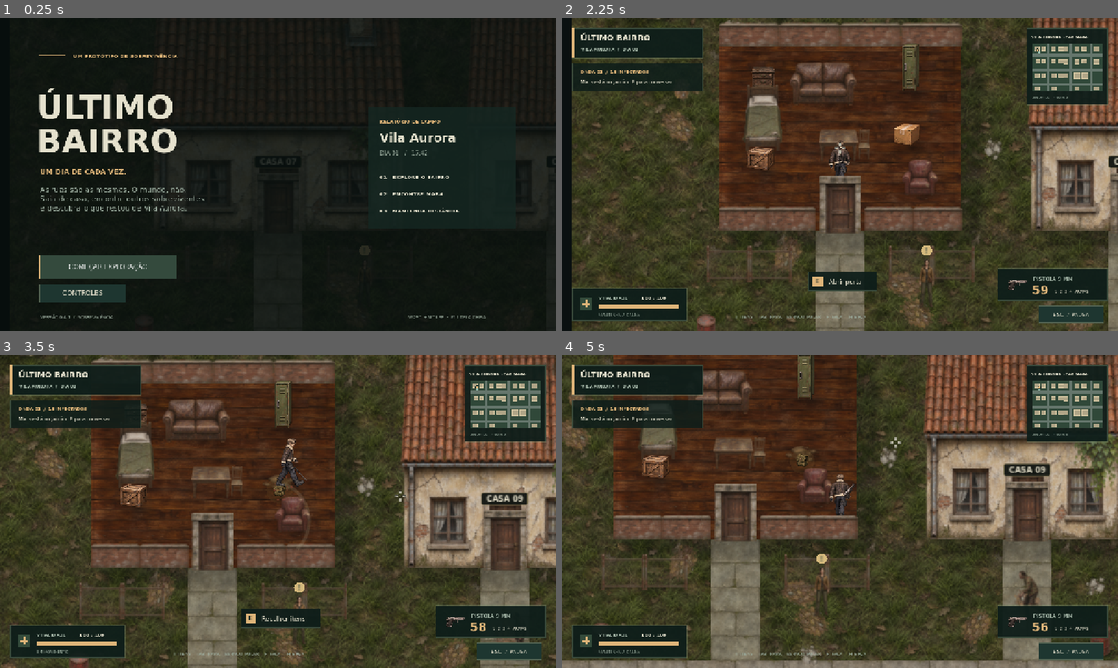
Above: before the commit, frames 1-4 (two rows, left to right).
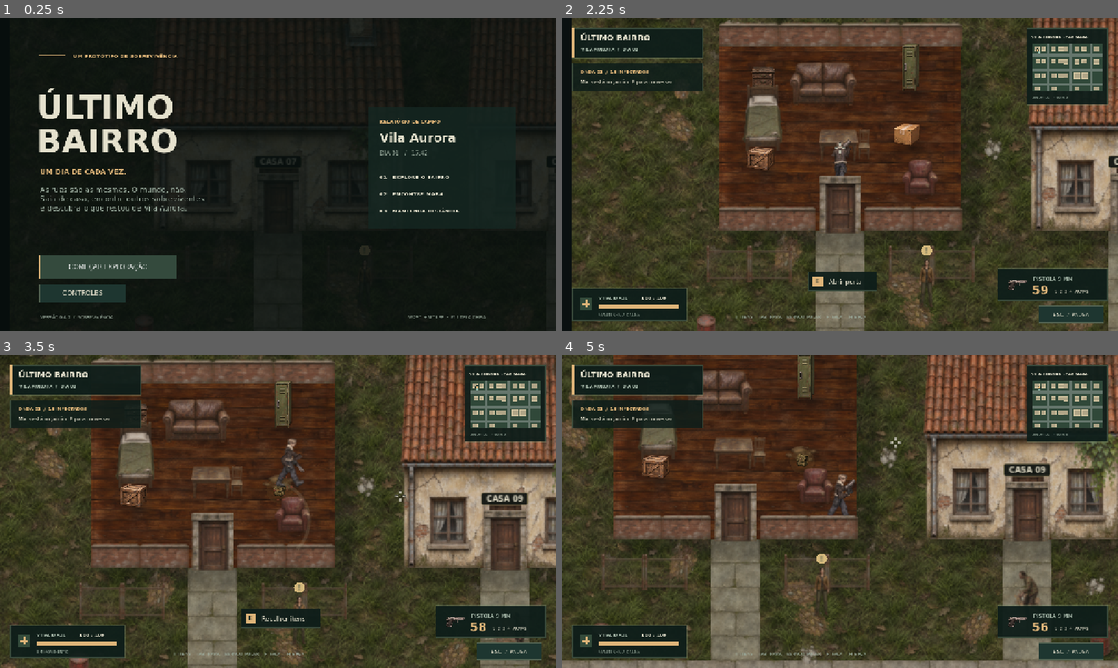
Above: after the commit, the same moments.

Repository: vagner-cv/ultimo-bairro
Game: Godot game, scene res://scenes/main.tscn
The game is run twice, just before and just after one commit, with the same random seed, the same clock (stepped at 60 frames per second) and the same inputs.
Inputs (mouse positions are in pixels of both pictures, inside the frame that each line leads up to):
- Up to frame 1 (0.25 s): no input
- Up to frame 2 (2.25 s): click "COMEÇAR EXPLORAÇÃO" at 0.5 s; click "ESC / PAUSA" at 1.25 s; click "CONTINUAR" at 2 s
- Up to frame 3 (3.5 s): tap Enter at 2.75 s; move the mouse to (400, 495) at 2.77 s; hold D (move_right) from 2.78 s (still down); hold F (knife) from 2.78 s (still down); tap Space (jump) at 3.02, 3.32 s; click (400, 495) at 3.05 s
- Up to frame 4 (5 s): move the mouse to (728, 527) at 3.52 s; release D (move_right) at 3.53 s; release F (knife) at 3.53 s; hold S (move_down) 3.53-4.28 s; click (728, 527) at 3.6 s; tap Space (jump) at 3.77, 3.8, 4.07 s; move the mouse to (895, 442) at 4.27 s; hold D (move_right) from 4.28 s (still down); hold Space (jump) from 4.28 s (still down); click (895, 442) at 4.42 s; tap F (knife) at 4.55 s

The runs differ from the first frame. In frame 1, less than 0.1% of the frame differs, in the area x 12-13%, y 95-96%; in frame 2, 0.1%; in frame 3, 0.2%; in frame 4, 0.3%, in the area x 48-53%, y 38-52%.

Commit message:
fix: prende armas às mãos com braços articulados e empunhadura por arma

Diff:
--- a/project.godot
+++ b/project.godot
@@ -4,7 +4,7 @@
 [application]
 config/name="Último Bairro"
 config/description="Sobreviva ao primeiro dia em Vila Aurora."
-config/version="0.4.1"
+config/version="0.4.2"
 run/main_scene="res://scenes/main.tscn"
 config/features=PackedStringArray("4.6", "GL Compatibility")
 config/icon="res://art/icon.svg"
--- a/src/actors/player.gd
+++ b/src/actors/player.gd
@@ -4,7 +4,7 @@
 const BALLISTICS = preload("res://src/systems/ballistics.gd")
 const SPEED: float = 145
 const MAX_HEALTH: int = 100
-const LEON: Texture2D = preload("res://art/survival/leon.png")
+const RIG = preload("res://src/systems/weapon_rig.gd")
 const ITEMS = preload("res://src/systems/items.gd")
 const SHADOW = preload("res://src/systems/shadows.gd")
 const WEAPONS := {"pistol": preload("res://resources/pistol.tres"), "shotgun": preload("res://resources/shotgun.tres"), "rifle": preload("res://resources/rifle.tres")}
@@ -32,6 +32,7 @@
 var aim_target: Node2D
 var aim_bloom: float = 0
 var preview_hit: Dictionary = {}
+var aim_lateral: float = 0
 
 func _ready() -> void:
 	collision_layer = 2
@@ -51,11 +52,13 @@
 	camera.limit_bottom = int(game.world.MAP_SIZE.y)
 	add_child(camera)
 	last_safe = position
+	aim_lateral = RIG.lateral_for(weapon_id, facing)
 
 func equip(id: String) -> bool:
 	if id != "knife" and (not WEAPONS.has(id) or game.inventory.count(id) <= 0):
 		return false
 	weapon_id = id
+	aim_lateral = RIG.lateral_for(weapon_id, facing)
 	if id != "knife":
 		weapon = WEAPONS[id]
 	clear_aim_target()
@@ -93,10 +96,6 @@
 	else:
 		animation = 0
 	preview_at(get_global_mouse_position())
-	if absf(aim.x) > absf(aim.y):
-		facing = 1 if aim.x > 0 else 3
-	else:
-		facing = 0 if aim.y > 0 else 2
 	if Input.is_action_pressed("shoot"):
 		fire_at(get_global_mouse_position())
 	if Input.is_action_pressed("knife"):
@@ -151,10 +150,10 @@
 		return knife_at(target)
 	if cooldown > 0 or knife_animation > 0 or health <= 0 or game.dialogue_active or get_tree().paused:
 		return {}
+	if not orient_to(target):
+		return {}
 	var origin := gun_origin()
-	var direction := origin.direction_to(target)
-	if direction == Vector2.ZERO:
-		return {}
+	var direction := aim
 	if not game.inventory.remove(weapon.ammo_type):
 		cooldown = .3
 		game.notify("Sem munição. Use a faca [F / botão direito].")
@@ -165,6 +164,7 @@
 	shot_count += 1
 	var first: Dictionary = {}
 	var spread := current_spread()
+	var actual_muzzle := gun_muzzle()
 	for pellet in range(weapon.pellets):
 		var angle := 0.0 if spread == 0 else randf_range(-spread, spread)
 		var shot_direction := direction.rotated(angle)
@@ -179,8 +179,8 @@
 				result.collider.take_damage(weapon.damage, shot_direction, "bullet")
 			if first.is_empty():
 				first = result
-		var muzzle_distance := 29.0 if weapon_id == "pistol" else 42.0
-		var muzzle := origin + shot_direction * minf(muzzle_distance, origin.distance_to(end))
+		# All pellets share the actual barrel tip; a close obstruction still wins.
+		var muzzle := actual_muzzle if origin.distance_to(end) >= origin.distance_to(actual_muzzle) else end
 		game.effects.tracer(muzzle, end, not result.is_empty())
 	aim_bloom = minf(weapon.max_recoil, aim_bloom + weapon.recoil_per_shot)
 	if is_instance_valid(aim_target) and aim_target.health <= 0:
@@ -197,7 +197,7 @@
 	var direction := origin.direction_to(target)
 	if direction == Vector2.ZERO:
 		direction = aim
-	aim = direction
+	orient_to(target, "knife")
 	knife_cooldown = .48
 	knife_animation = .24
 	game.effects.slash(origin, direction)
@@ -232,35 +232,48 @@
 
 func _draw() -> void:
 	SHADOW.draw_contact(self, Vector2(7 + height * .12, -2), Vector2(37 + height * .15, 17), maxf(.3, 1 - height / 120))
-	var frame := posmod(int(animation), 4) if velocity.length_squared() > 1 else 0
 	var color := Color(1, .63, .52) if invulnerable > 0 and int(invulnerable * 15) % 2 == 0 else Color.WHITE
-	draw_texture_rect_region(LEON, Rect2(-23, -66 - height, 46, 69), Rect2(frame * 128, facing * 192, 128, 192), color)
+	RIG.draw(self, held_pose(), color)
+
+func body_frame() -> int:
+	return posmod(int(animation), 4) if velocity.length_squared() > 1 else 0
+
+func held_pose() -> Dictionary:
 	var id := "knife" if knife_animation > 0 else weapon_id
-	var icon: Texture2D = ITEMS.icon(id)
-	var shoulder := Vector2(0, -28 - height)
-	var angle := aim.angle()
+	var direction := aim
+	var lateral := aim_lateral
 	if knife_animation > 0:
-		angle += lerpf(-.9, 1.0, 1 - knife_animation / .24)
-	draw_set_transform(shoulder + aim * (6 - recoil), angle)
-	var gun_size := Vector2(29, 18) if id == "pistol" else Vector2(43, 20)
-	if id == "knife":
-		gun_size = Vector2(29, 14)
-	draw_texture_rect(icon, Rect2(Vector2(-3, -gun_size.y / 2), gun_size), false, color)
-	draw_set_transform(Vector2.ZERO)
+		direction = aim.rotated(lerpf(-.85, .85, 1 - knife_animation / .24))
+		lateral = RIG.lateral_for(id, facing)
+	return RIG.pose(id, direction, facing, body_frame(), velocity.length_squared() > 1, height, recoil if id != "knife" else 0.0, lateral)
 
 func gun_origin() -> Vector2:
-	return global_position + Vector2(0, -28 - height)
+	var center := RIG.pivot(body_frame(), velocity.length_squared() > 1, height)
+	return global_position + center + Vector2(-aim.y, aim.x) * aim_lateral
+
+func gun_muzzle() -> Vector2:
+	return global_position + Vector2(held_pose().muzzle)
+
+func orient_to(target: Vector2, held_id: String = "") -> bool:
+	if target.distance_squared_to(gun_origin()) < .0001:
+		return false
+	var id := weapon_id if held_id.is_empty() else held_id
+	var orientation := RIG.orient(id, target - global_position, body_frame(), velocity.length_squared() > 1, height)
+	if orientation.is_empty():
+		return false
+	aim = orientation.direction
+	facing = orientation.facing
+	aim_lateral = orientation.lateral
+	return true
 
 func current_spread() -> float:
 	return weapon.spread + aim_bloom
 
 func preview_at(target: Vector2) -> Dictionary:
 	clear_aim_target()
-	var direction := gun_origin().direction_to(target)
-	if direction.is_zero_approx():
-		return {}
-	aim = direction
-	if weapon_id == "knife" or health <= 0 or game.dialogue_active or get_tree().paused:
+	if not orient_to(target, "knife" if knife_animation > 0 else ""):
+		return {}
+	if weapon_id == "knife" or knife_animation > 0 or health <= 0 or game.dialogue_active or get_tree().paused:
 		return {}
 	preview_hit = BALLISTICS.trace(self, gun_origin(), aim, weapon.range_pixels)
 	if preview_hit.is_empty() or game.inventory.count(weapon.ammo_type) <= 0:
--- /dev/null
+++ b/src/systems/weapon_rig.gd
@@ -0,0 +1,133 @@
+extends RefCounted
+
+# All attachments are defined on the held artwork, independently of UI icons.
+const BODY: Texture2D = preload("res://art/rig/leon_body.png")
+const UPPER: Texture2D = preload("res://art/rig/upper_arm.png")
+const FOREARM: Texture2D = preload("res://art/rig/forearm.png")
+const GRIP_HAND: Texture2D = preload("res://art/rig/grip_hand.png")
+const SUPPORT_HAND: Texture2D = preload("res://art/rig/support_hand.png")
+const HAND_SIZE := Vector2(8.5, 6)
+const SUPPORT_SIZE := Vector2(9, 5.1)
+const HAND_PALM: float = .51
+const GUNS := {
+	"pistol": {"texture": preload("res://art/rig/pistol.png"), "width": 18.0, "grip": Vector2(20, 52), "support": Vector2(22, 55), "muzzle": Vector2(92, 12), "reach": 11.0, "two_hands": true},
+	"shotgun": {"texture": preload("res://art/rig/shotgun.png"), "width": 40.0, "grip": Vector2(43, 24), "support": Vector2(77, 20), "muzzle": Vector2(111, 8), "reach": 8.0, "two_hands": true},
+	"rifle": {"texture": preload("res://art/rig/rifle.png"), "width": 35.0, "grip": Vector2(42, 35), "support": Vector2(78, 23), "muzzle": Vector2(111, 16), "reach": 8.0, "two_hands": true},
+	"knife": {"texture": preload("res://art/rig/knife.png"), "width": 20.0, "grip": Vector2(23, 16), "support": Vector2(23, 16), "muzzle": Vector2(106, 15), "reach": 11.0, "two_hands": false}
+}
+
+static func frame_bob(frame: int, moving: bool) -> float:
+	return [0.0, -.45, 0.0, .45][posmod(frame, 4)] if moving else 0.0
+
+static func pivot(frame: int, moving: bool, height: float) -> Vector2:
+	return Vector2(0, -40 + frame_bob(frame, moving) - height)
+
+static func facing_for(direction: Vector2) -> int:
+	if absf(direction.x) > absf(direction.y):
+		return 1 if direction.x > 0 else 3
+	return 0 if direction.y > 0 else 2
+
+static func lateral_for(id: String, facing: int) -> float:
+	var data: Dictionary = GUNS[id]
+	var texture: Texture2D = data.texture
+	var scale: float = data.width / texture.get_width()
+	return -((data.grip.y - data.muzzle.y) * scale + 4) if facing in [0, 2] else 0.0
+
+static func orient(id: String, target: Vector2, frame: int, moving: bool, height: float) -> Dictionary:
+	var delta := target - pivot(frame, moving, height)
+	if delta.length_squared() < .0001:
+		return {}
+	var facing := facing_for(delta)
+	var lateral := lateral_for(id, facing)
+	if delta.length() <= absf(lateral) + 1:
+		lateral = 0
+	# A shoulder-side barrel must still point exactly through the cursor.
+	var angle := delta.angle() - asin(clampf(lateral / delta.length(), -.99, .99))
+	return {"direction": Vector2.from_angle(angle), "facing": facing, "lateral": lateral}
+
+static func solve_arm(shoulder: Vector2, wrist: Vector2, bend: float) -> Dictionary:
+	var delta := wrist - shoulder
+	var distance := maxf(.01, delta.length())
+	var direction := delta / distance
+	var upper := maxf(11.5, distance / 2 + .1)
+	var forearm := upper
+	var along := (upper * upper - forearm * forearm + distance * distance) / (2 * distance)
+	var out := sqrt(maxf(0, upper * upper - along * along))
+	var elbow := shoulder + direction * along + Vector2(-direction.y, direction.x) * bend * out
+	return {"shoulder": shoulder, "elbow": elbow, "wrist": wrist, "length": upper}
+
+static func pose(id: String, direction: Vector2, facing: int, frame: int, moving: bool, height: float, recoil: float, lateral: float) -> Dictionary:
+	var data: Dictionary = GUNS[id]
+	var texture: Texture2D = data.texture
+	var scale: float = data.width / texture.get_width()
+	var flip := -1.0 if facing == 3 else 1.0
+	var perpendicular := Vector2(-direction.y, direction.x)
+	var center := pivot(frame, moving, height)
+	var origin := center + perpendicular * lateral
+	var gun := origin + direction * (float(data.reach) - minf(recoil, 3.5))
+	var basis := Transform2D(direction, perpendicular * flip, gun)
+	var axis := Vector2(data.grip.x, data.muzzle.y)
+	var grip: Vector2 = basis * ((data.grip - axis) * scale)
+	var support: Vector2 = basis * ((data.support - axis) * scale)
+	var right_wrist := grip - direction * HAND_SIZE.x * HAND_PALM
+	var left_wrist := support - direction * SUPPORT_SIZE.x * HAND_PALM
+	var bob := frame_bob(frame, moving) - height
+	var shoulders: Array[Vector2] = [Vector2(8, -44), Vector2(-8, -44)]
+	if facing == 2:
+		shoulders = [Vector2(-8, -44), Vector2(8, -44)]
+	elif facing == 1:
+		shoulders = [Vector2(3, -44), Vector2(-2, -44)]
+	elif facing == 3:
+		shoulders = [Vector2(-3, -44), Vector2(2, -44)]
+	shoulders[0].y += bob
+	shoulders[1].y += bob
+	if not data.two_hands:
+		left_wrist = shoulders[1] + Vector2(-1 if facing != 3 else 1, 18)
+	var bend := 1.0 if facing == 3 else -1.0
+	return {
+		"id": id, "data": data, "direction": direction, "facing": facing,
+		"frame": frame, "moving": moving, "height": height, "bob": bob,
+		"origin": origin, "gun": gun, "basis": basis, "flip": flip,
+		"scale": scale, "axis": axis, "grip": grip, "support": support,
+		"muzzle": basis * ((data.muzzle - axis) * scale),
+		"right": solve_arm(shoulders[0], right_wrist, bend),
+		"left": solve_arm(shoulders[1], left_wrist, -bend),
+		"behind": facing == 2
+	}
+
+static func draw(canvas: CanvasItem, state: Dictionary, color: Color = Color.WHITE) -> void:
+	if state.behind:
+		draw_arms(canvas, state, color)
+	draw_body(canvas, state, color)
+	if not state.behind:
+		draw_arms(canvas, state, color)
+	canvas.draw_set_transform(Vector2.ZERO)
+
+static func draw_body(canvas: CanvasItem, state: Dictionary, color: Color) -> void:
+	canvas.draw_set_transform(Vector2.ZERO)
+	canvas.draw_texture_rect_region(BODY, Rect2(-23, -66 + state.bob, 46, 69), Rect2(posmod(state.frame, 4) * 128, state.facing * 192, 128, 192), color)
+
+static func draw_arms(canvas: CanvasItem, state: Dictionary, color: Color) -> void:
+	_draw_arm(canvas, state.left, color)
+	_draw_arm(canvas, state.right, color)
+	canvas.draw_set_transform(state.gun, state.direction.angle(), Vector2(1, state.flip))
+	var texture: Texture2D = state.data.texture
+	canvas.draw_texture_rect(texture, Rect2(-state.axis * state.scale, texture.get_size() * state.scale), false, color)
+	_draw_hand(canvas, GRIP_HAND, state.right.wrist, state.direction, state.flip, HAND_SIZE, color)
+	if state.data.two_hands:
+		_draw_hand(canvas, SUPPORT_HAND, state.left.wrist, state.direction, state.flip, SUPPORT_SIZE, color)
+	else:
+		_draw_hand(canvas, GRIP_HAND, state.left.wrist, Vector2.DOWN, 1, HAND_SIZE, color)
+	canvas.draw_set_transform(Vector2.ZERO)
+
+static func _draw_arm(canvas: CanvasItem, arm: Dictionary, color: Color) -> void:
+	_draw_segment(canvas, UPPER, arm.shoulder, arm.elbow, 6.6, color)
+	_draw_segment(canvas, FOREARM, arm.elbow, arm.wrist, 5.8, color)
+
+static func _draw_segment(canvas: CanvasItem, texture: Texture2D, start: Vector2, end: Vector2, width: float, color: Color) -> void:
+	canvas.draw_set_transform(start, start.angle_to_point(end))
+	canvas.draw_texture_rect(texture, Rect2(-1.0, -width / 2, start.distance_to(end) + 2, width), false, color)
+
+static func _draw_hand(canvas: CanvasItem, texture: Texture2D, wrist: Vector2, direction: Vector2, flip: float, size: Vector2, color: Color) -> void:
+	canvas.draw_set_transform(wrist, direction.angle(), Vector2(1, flip))
+	canvas.draw_texture_rect(texture, Rect2(-size.x * .14, -size.y / 2, size.x, size.y), false, color)
--- a/src/ui/hud.gd
+++ b/src/ui/hud.gd
@@ -189,7 +189,7 @@
 	text_at("01   EXPLORE O BAIRRO", Vector2(x + 26, 370), 12, PAPER, true)
 	text_at("02   ENCONTRE MARA", Vector2(x + 26, 409), 12, PAPER, true)
 	text_at("03   MANTENHA DISTÂNCIA", Vector2(x + 26, 448), 12, PAPER, true)
-	text_at("VERSÃO 0.4.1  /  SOBREVIVÊNCIA", Vector2(92, h - 27), 10, MUTED)
+	text_at("VERSÃO 0.4.2  /  SOBREVIVÊNCIA", Vector2(92, h - 27), 10, MUTED)
 	text_at("WASD + MOUSE  ·  F11 TELA CHEIA", Vector2(w - 340, h - 27), 10, MUTED)
 
 func _draw_help(w: float, h: float) -> void:
--- a/tests/aim_checks.gd
+++ b/tests/aim_checks.gd
@@ -192,6 +192,7 @@
 	actor.equip("shotgun")
 	ready_shot(actor)
 	var first_effect: int = game.effects.entries.size()
+	seed(15938)
 	actor.fire_at(actor.gun_origin() + Vector2.RIGHT * 300)
 	var directions: Array[float] = []
 	for i in range(first_effect, game.effects.entries.size()):
--- /dev/null
+++ b/tests/grip_checks.gd
@@ -0,0 +1,88 @@
+extends RefCounted
+
+const RIG = preload("res://src/systems/weapon_rig.gd")
+
+static func run(suite: SceneTree) -> bool:
+	# Check the attachment contract through a full turn, gait, recoil and jump.
+	for id: String in RIG.GUNS:
+		var attached := true
+		var aligned := true
+		var finite := true
+		var natural_length := true
+		var jump_follows := true
+		var recoil_follows := true
+		for degree in range(0, 360, 15):
+			for frame in range(4):
+				var target := Vector2.from_angle(deg_to_rad(degree)) * 200 + RIG.pivot(frame, true, 0)
+				var orientation := RIG.orient(id, target, frame, true, 0)
+				var standing := RIG.pose(id, orientation.direction, orientation.facing, frame, true, 0, 0, orientation.lateral)
+				var kicked := RIG.pose(id, orientation.direction, orientation.facing, frame, true, 0, 3.5, orientation.lateral)
+				var airborne := RIG.pose(id, orientation.direction, orientation.facing, frame, true, 42, 0, orientation.lateral)
+				for pose: Dictionary in [standing, kicked, airborne]:
+					var palm: Vector2 = pose.right.wrist + pose.direction * RIG.HAND_SIZE.x * RIG.HAND_PALM
+					attached = attached and palm.distance_to(pose.grip) < .001
+					if pose.data.two_hands:
+						var support: Vector2 = pose.left.wrist + pose.direction * RIG.SUPPORT_SIZE.x * RIG.HAND_PALM
+						attached = attached and support.distance_to(pose.support) < .001
+					aligned = aligned and absf((pose.muzzle - pose.origin).cross(pose.direction)) < .001
+					finite = finite and pose.right.elbow.is_finite() and pose.left.elbow.is_finite() and pose.muzzle.is_finite()
+					natural_length = natural_length and pose.right.length < 15.5 and pose.left.length < 15.5
+				aligned = aligned and absf((target - standing.origin).normalized().cross(standing.direction)) < .001
+				var muzzle_delta: Vector2 = kicked.muzzle - standing.muzzle
+				recoil_follows = recoil_follows and (kicked.right.wrist - standing.right.wrist).distance_to(muzzle_delta) < .001
+				if standing.data.two_hands:
+					recoil_follows = recoil_follows and (kicked.left.wrist - standing.left.wrist).distance_to(muzzle_delta) < .001
+				jump_follows = jump_follows and (airborne.muzzle - standing.muzzle).distance_to(Vector2(0, -42)) < .001
+				jump_follows = jump_follows and (airborne.right.shoulder - standing.right.shoulder).distance_to(Vector2(0, -42)) < .001
+		suite.check(attached, "%s stays in the hands throughout the full aim turn and walk cycle" % id)
+		suite.check(aligned, "%s barrel and aim line stay aligned with the cursor" % id)
+		suite.check(finite and natural_length, "%s arm joints remain finite and within natural reach" % id)
+		suite.check(jump_follows, "%s and its shoulder attachments follow the player during a jump" % id)
+		suite.check(recoil_follows, "%s moves both weapon and holding hands together under recoil" % id)
+	# Exercise the actual Player renderer/shot entry points, including pellet origins.
+	var game = suite.game
+	for enemy in suite.get_nodes_in_group("zombies"):
+		enemy.queue_free()
+	await suite.frames()
+	var actor = game.player
+	actor.position = Vector2(2800, 1480)
+	actor.velocity = Vector2.ZERO
+	actor.animation = 0
+	actor.set_physics_process(false)
+	var enemy = load("res://tests/aim_checks.gd").spawn_enemy(game, Vector2(3000, 1480))
+	await suite.frames()
+	for id: String in ["pistol", "shotgun", "rifle"]:
+		game.inventory.add(id)
+		game.inventory.add({"pistol": "ammo_9mm", "shotgun": "ammo_shell", "rifle": "ammo_rifle"}[id], 20)
+		actor.equip(id)
+		actor.cooldown = 0
+		actor.aim_bloom = 0
+		enemy.health = 10000
+		var first_effect: int = game.effects.entries.size()
+		actor.fire_at(enemy.position + Vector2(0, -35))
+		var muzzle: Vector2 = actor.gun_muzzle()
+		var starts_at_barrel := true
+		var shots := 0
+		for i in range(first_effect, game.effects.entries.size()):
+			var entry: Dictionary = game.effects.entries[i]
+			if entry.kind == "shot":
+				starts_at_barrel = starts_at_barrel and entry.a.distance_to(muzzle) < .001
+				shots += 1
+		suite.check(starts_at_barrel and shots == actor.weapon.pellets, "%s bullets and muzzle flash start at the held weapon's barrel" % id)
+	actor.equip("knife")
+	actor.cooldown = 0
+	actor.knife_cooldown = 0
+	actor.knife_at(enemy.position)
+	var start: Dictionary = actor.held_pose()
+	actor.knife_animation = .12
+	var middle: Dictionary = actor.held_pose()
+	actor.knife_animation = .01
+	var end: Dictionary = actor.held_pose()
+	var holding := true
+	for pose: Dictionary in [start, middle, end]:
+		holding = holding and (pose.right.wrist + pose.direction * RIG.HAND_SIZE.x * RIG.HAND_PALM).distance_to(pose.grip) < .001
+	suite.check(holding and start.muzzle.distance_to(end.muzzle) > 4, "Knife remains in the hand throughout its swing")
+	game.restart()
+	suite.freeze_zombies()
+	await suite.frames()
+	return true
--- a/tests/run_tests.gd
+++ b/tests/run_tests.gd
@@ -171,6 +171,8 @@
 	await survival_checks()
 	var aim_completed = await preload("res://tests/aim_checks.gd").run(self)
 	check(aim_completed == true, "Aim scenarios complete without aborting")
+	var grip_completed = await preload("res://tests/grip_checks.gd").run(self)
+	check(grip_completed == true, "Grip scenarios complete without aborting")
 
 	print("\nRESULT: %d/%d passed" % [checks - failures, checks])
 	game.queue_free()
--- a/tools/capture_preview.gd
+++ b/tools/capture_preview.gd
@@ -54,6 +54,19 @@
 	game.player.cooldown = 0
 	game.player.fire_at(target.position + Vector2(0, -40))
 	await save_frame("res://docs/combat.png")
+	game.inventory.add("shotgun")
+	game.inventory.add("ammo_shell", 12)
+	game.player.equip("shotgun")
+	game.player.zoom_target = 2.4
+	game.player.camera.zoom = Vector2.ONE * 2.4
+	game.player.camera.reset_smoothing()
+	await create_timer(.2).timeout
+	Input.warp_mouse(target.get_global_transform_with_canvas() * Vector2(0, -35))
+	await create_timer(.1).timeout
+	await save_frame("res://docs/weapon-grip.png")
+	game.player.equip("pistol")
+	game.player.zoom_target = 1.8
+	game.player.camera.zoom = Vector2.ONE * 1.8
 	var locker = game.get_tree().get_nodes_in_group("containers").filter(func(n: Node) -> bool: return n.kind == "locker")[0]
 	game.player.position = locker.position + Vector2(0, 42)
 	game.player.camera.reset_smoothing()
--- /dev/null
+++ b/tools/capture_weapon_poses.gd
@@ -0,0 +1,51 @@
+extends SceneTree
+
+const RIG = preload("res://src/systems/weapon_rig.gd")
+const FONT: Font = preload("res://art/regular.ttf")
+
+class Avatar extends Node2D:
+	var weapon: String
+	var direction: Vector2
+	var frame: int = 0
+	var walking: bool = false
+	var lift: float = 0
+	var kick: float = 0
+	func _ready() -> void:
+		texture_filter = CanvasItem.TEXTURE_FILTER_LINEAR_WITH_MIPMAPS
+	func _draw() -> void:
+		var orientation := RIG.orient(weapon, direction * 180 + Vector2(0, -40), frame, walking, lift)
+		var state := RIG.pose(weapon, orientation.direction, orientation.facing, frame, walking, lift, kick, orientation.lateral)
+		RIG.draw(self, state)
+
+class Sheet extends Node2D:
+	func _draw() -> void:
+		draw_rect(Rect2(0, 0, 1280, 720), Color("28302c"))
+		var labels := ["N", "NE", "E", "SE", "S", "SW", "W", "NW"]
+		for i in range(8):
+			draw_string(FONT, Vector2(100 + i * 150, 26), labels[i], HORIZONTAL_ALIGNMENT_CENTER, 50, 14, Color("d8d5bc"))
+		var weapons := ["PISTOLA", "ESCOPETA", "FUZIL", "FACA"]
+		for i in range(4):
+			draw_line(Vector2(8, 40 + i * 165), Vector2(1272, 40 + i * 165), Color("46524a"))
+			draw_string(FONT, Vector2(12, 60 + i * 165), weapons[i], HORIZONTAL_ALIGNMENT_LEFT, -1, 11, Color("dfb579"))
+
+func _initialize() -> void:
+	call_deferred("capture")
+
+func capture() -> void:
+	var sheet := Sheet.new()
+	root.add_child(sheet)
+	var directions := [Vector2.UP, Vector2(1, -1).normalized(), Vector2.RIGHT, Vector2(1, 1).normalized(), Vector2.DOWN, Vector2(-1, 1).normalized(), Vector2.LEFT, Vector2(-1, -1).normalized()]
+	var weapons := ["pistol", "shotgun", "rifle", "knife"]
+	for row in range(4):
+		for col in range(8):
+			var avatar := Avatar.new()
+			avatar.weapon = weapons[row]
+			avatar.direction = directions[col]
+			avatar.position = Vector2(112 + col * 150, 175 + row * 165)
+			avatar.scale = Vector2(1.9, 1.9)
+			sheet.add_child(avatar)
+	await create_timer(.4).timeout
+	await RenderingServer.frame_post_draw
+	root.get_texture().get_image().save_png("res://builds/weapon-poses.png")
+	print("Saved weapon poses")
+	quit()
Binary file added: art/rig/forearm.png
Not shown, added: art/rig/forearm.png.import
Binary file added: art/rig/grip_hand.png
Not shown, added: art/rig/grip_hand.png.import
Binary file added: art/rig/knife.png
Not shown, added: art/rig/knife.png.import
Binary file added: art/rig/leon_body.png
Not shown, added: art/rig/leon_body.png.import
Binary file added: art/rig/pistol.png
Not shown, added: art/rig/pistol.png.import
Binary file added: art/rig/rifle.png
Not shown, added: art/rig/rifle.png.import
(and 28 more such lines)
